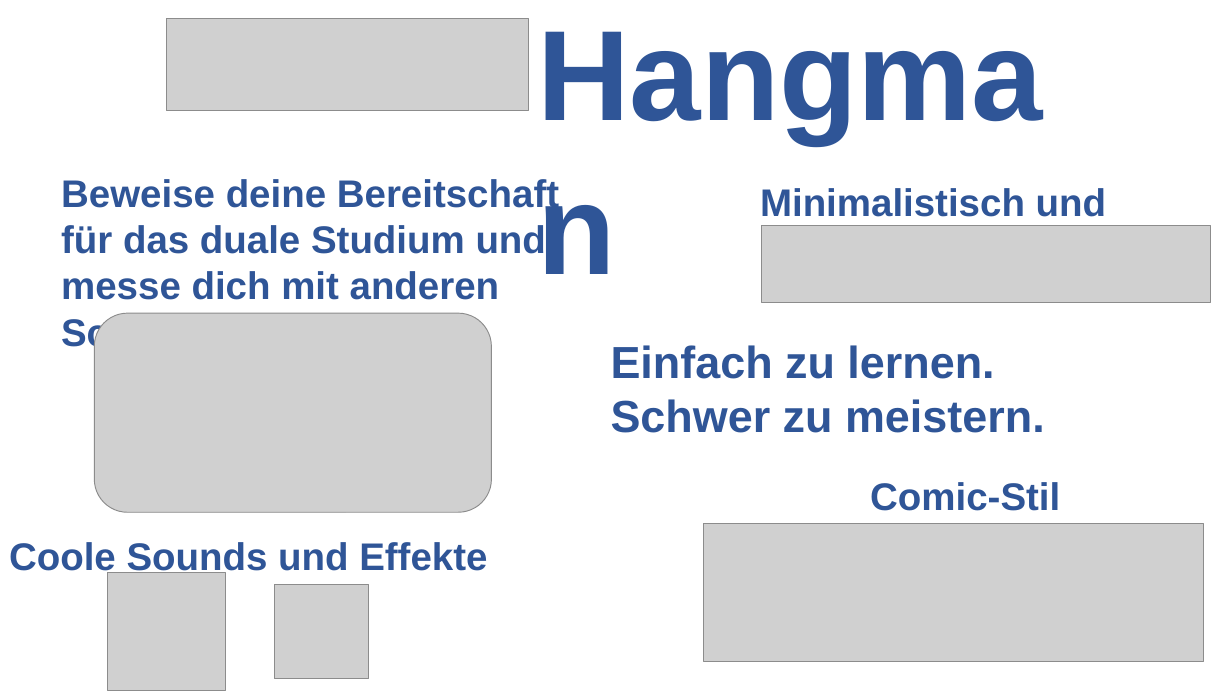
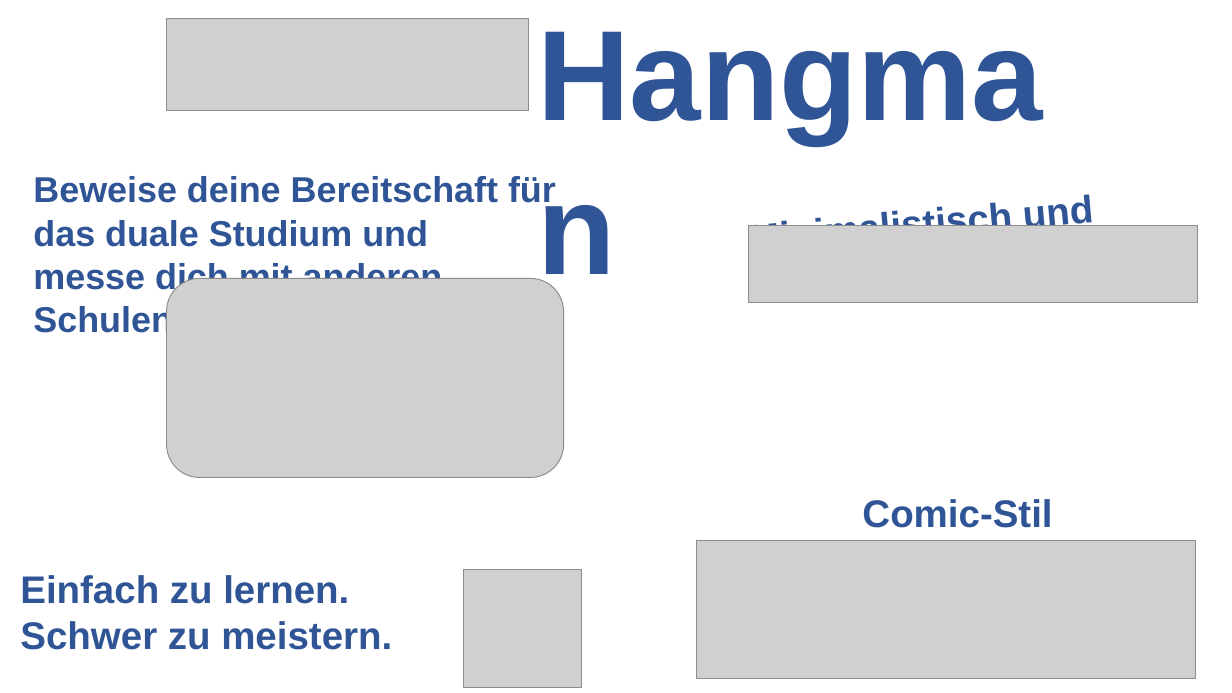
Before and after one commit to klepek42/fhangmandw, a slide deck: slide 1 of fhangmandw/fhangmandw/Pitcher Hangman WIP.pptx. Drawn at 1232x693 pixels with LibreOffice and Linux fonts; fonts in the diff are those of the drawing; grey boxes stand for pictures. Boxes give left, top, right and bottom in pixels: in the first picture for what was removed or moved away, otherwise in the second. Text is boxed around its words. In the diff, an @@ line names an element or a change of style, - is before the commit and + after.

```diff
--- a/fhangmandw/fhangmandw/Pitcher Hangman WIP.pptx
+++ b/fhangmandw/fhangmandw/Pitcher Hangman WIP.pptx
@@ text at (33, 176, 556, 339): text changed; size 30 to 28 pt @@
-Beweise deine Bereitschaft für das duale Studium und messe dich mit anderen Schulen!
+Beweise deine Bereitschaft für das duale Studium und
+messe dich mit anderen Schulen!
@@ text "Minimalistisch und intuitiv" rewrapped from (760, 188, 1106, 270) to (362, 220, 879, 305) @@
@@ picture: place and size @@
-picture at (762, 226, 1210, 302)
+picture at (749, 226, 1197, 302)
@@ picture: place and size @@
-picture at (94, 313, 492, 513)
+picture at (166, 278, 564, 478)
@@ text "Comic-Stil": place and size @@
-text "Comic-Stil" at (870, 482, 1060, 511)
+text "Comic-Stil" at (862, 499, 1052, 528)
@@ text removed at (9, 542, 487, 578) @@
-Coole Sounds und Effekte
@@ text "Einfach zu lernen.": place and size @@
-text "Einfach zu lernen." at (611, 345, 1045, 433)
+text "Einfach zu lernen." at (20, 575, 392, 650)
@@ text "Einfach zu lernen." at (20, 575, 392, 650): size 35 to 30 pt @@
@@ picture: place and size @@
-picture at (108, 573, 226, 690)
+picture at (464, 569, 581, 687)
@@ picture: place and size @@
-picture at (704, 524, 1204, 662)
+picture at (696, 541, 1196, 678)
@@ picture removed at (274, 584, 369, 678) @@
```
Also in this commit, not shown: 6 other files.
